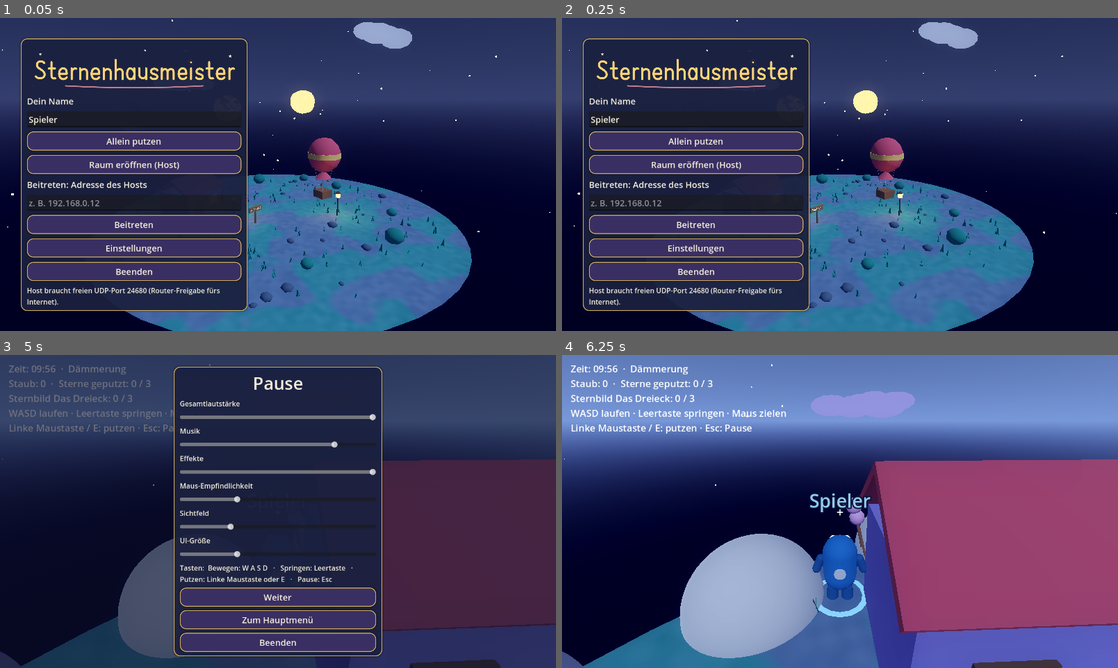
Above: before the commit, frames 1-4 (two rows, left to right).
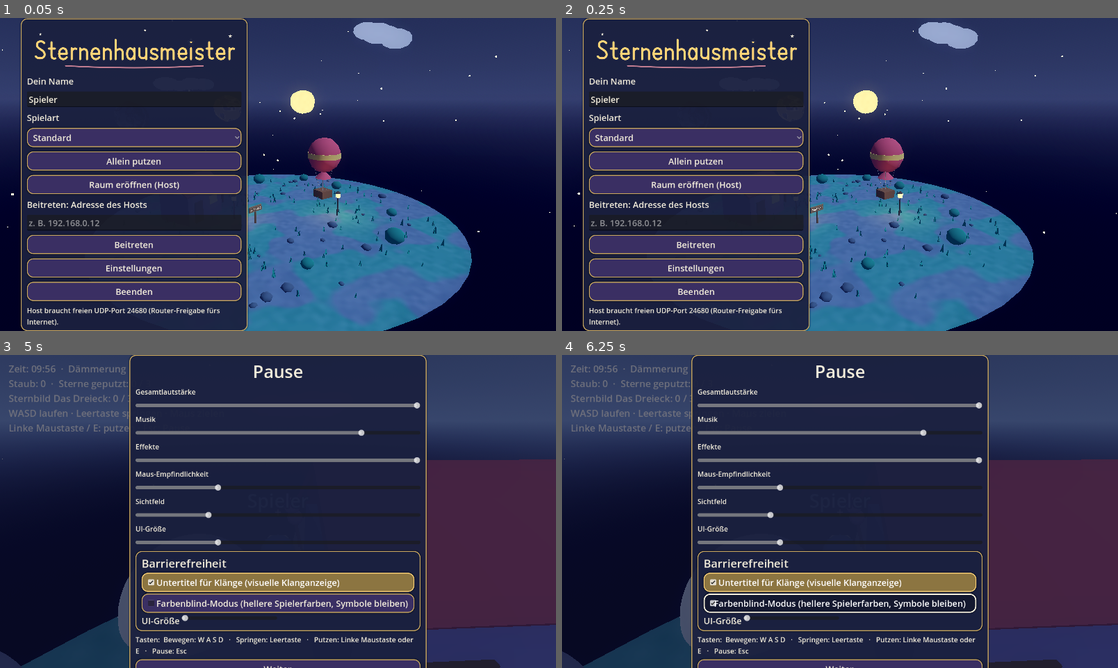
Above: after the commit, the same moments.

Repository: ClaudeAIDriven/sternenhausmeister
Game: Godot game, scene res://main.tscn
Same seed, same stepped clock (60 frames per second), same inputs: the game is played once before the commit and once after it.
Inputs (mouse positions are in pixels of both pictures, inside the frame that each line leads up to):
- Up to frame 1 (0.05 s): no input
- Up to frame 2 (0.25 s): no input
- Up to frame 3 (5 s): click "Allein putzen" at 0.5 s; tap Enter at 1.25 s; move the mouse to (400, 495) at 1.27 s; press the mouse at (400, 495) at 1.28 s; hold D (move_right) 1.28-2.03 s; tap Space (jump) at 1.52, 2.27, 3.77, 4.52 s; move the mouse to (250, 511) at 2.02 s; release the mouse at (250, 511) at 2.03 s; hold W (move_forward) from 2.03 s (still down); tap E at 2.1, 4.35 s; move the mouse to (289, 505) at 2.77 s; tap F at 2.85 s; move the mouse to (272, 517) at 3.52 s; click (272, 517) at 3.6 s; move the mouse to (316, 514) at 4.27 s; tap Escape at 4.9 s
- Up to frame 4 (6.25 s): release W (move_forward) at 5 s; drag from (673, 464) to (756, 433) at 5.02 s; click (840, 596) at 5.75 s, where only the run before the commit has a clickable "Weiter"

The runs differ from the first frame. In frame 1, 21% of the frame differs, in the area x 3-45%, y 0-100%; in frame 2, 21%; in frame 3, 28%; in frame 4, 86%, in the area x 0-100%, y 0-100%.

Commit message:
I-08: I-08: Presets und Barrierefreiheit im Spiel
Co-Authored-By: Claude Sonnet 5.5 <noreply@anthropic.com>
Claude-Session: https://claude.ai/code/session_01UX1HcszKwP6Ky2c9Uvvm1F

Diff:
--- a/TASKS/tasks.json
+++ b/TASKS/tasks.json
@@ -1246,5 +1246,30 @@
   "skills": "GDScript",
   "owner": "A",
   "prio": "nice"
+ },
+ {
+  "id": "I-08",
+  "area": "GAME",
+  "title": "Presets und Barrierefreiheit ins Spiel einbauen",
+  "deps": [
+   "G-09",
+   "U-04",
+   "U-01",
+   "U-03"
+  ],
+  "size": "M",
+  "status": "done",
+  "goal": "Menü bietet Spielart (Presets); main.gd wendet Zeitlimit und Hinweise an; Pause enthält das Barrierefreiheit-Panel.",
+  "files": [
+   "menu.gd",
+   "main.gd",
+   "pause.gd",
+   "world.gd",
+   "tests/test_presets_wired.gd"
+  ],
+  "accept": "Test: Menü schreibt Preset in Menu.launch, Zen setzt 1800 s Nachtdauer; Pause enthält das Panel; run_tests grün.",
+  "skills": "GDScript",
+  "owner": "A",
+  "prio": "must"
  }
 ]
--- a/main.gd
+++ b/main.gd
@@ -18,6 +18,8 @@
 var night: Night
 var pause: Pause
 var summary: NightSummary
+var rules: Dictionary = {}   # I-08: gewählte Regeln (Presets)
+var accessibility: Accessibility
 var combo := Combo.new()   # G-12
 var shop: Shop
 var note_idx := 0
@@ -53,7 +55,11 @@
 	summary = NightSummary.new()   # U-05: Übersicht am Nachtende
 	add_child(summary)
 	summary.bind(world)
+	accessibility = Accessibility.new()   # I-08: Untertitel, Farbenblind, UI-Größe (U-04)
+	accessibility.load_options()
+	add_child(accessibility)
 	pause = Pause.new()   # U-03: Esc
+	pause.accessibility = accessibility
 	add_child(pause)
 	NetworkManager.disconnected.connect(func(): get_tree().change_scene_to_file("res://menu.tscn"))
 	world.star_scrubbed.connect(_on_star_scrubbed)
@@ -69,7 +75,10 @@
 	_refresh_hud()
 	night = Night.new()
 	add_child(night)
-	night.start()   # G-01: Nacht mit sanftem Zeitlimit (Standard 10 Minuten)
+	rules = Presets.effective(str(Menu.launch.get("preset", Presets.DEFAULT_ID)))   # I-08: Spielart aus dem Menü
+	world.hint_mode = str(rules.get("hints", "after_mistake"))
+	world._show_puzzle()
+	night.start(float(rules.get("time_limit_s", Night.DEFAULT_DURATION)))   # G-01: Nacht mit sanftem Zeitlimit (Standard 10 Minuten)
 	hud.bind_night(night)
 	if "--selftest" in OS.get_cmdline_user_args():
 		call_deferred("_selftest")
--- a/menu.gd
+++ b/menu.gd
@@ -18,6 +18,7 @@
 var status: Label
 var buttons := {}   # "solo" | "host" | "join" | "settings" | "quit" -> Button
 var main_box: VBoxContainer
+var preset_option: OptionButton   # I-08: Spielart (Presets aus G-09)
 var settings_box: VBoxContainer
 var _canvas: CanvasLayer
 var _root: Control
@@ -70,6 +71,19 @@
 	name_edit.text = str(Settings.get_value("player_name"))
 	name_edit.max_length = 16
 	main_box.add_child(name_edit)
+	main_box.add_child(_label("Spielart"))
+	preset_option = OptionButton.new()
+	preset_option.name = "PresetOption"
+	var all := Presets.load_all()
+	var ids: Array = all.keys()
+	ids.sort_custom(func(a, b): return str(all[a]["name"]) < str(all[b]["name"]))
+	if ids.has(Presets.DEFAULT_ID):   # Standard steht vorn
+		ids.erase(Presets.DEFAULT_ID)
+		ids.push_front(Presets.DEFAULT_ID)
+	for id in ids:
+		preset_option.add_item(str(all[id]["name"]))
+		preset_option.set_item_metadata(preset_option.item_count - 1, id)
+	main_box.add_child(preset_option)
 	buttons["solo"] = _button(main_box, "Allein putzen", func(): start("solo"))
 	buttons["host"] = _button(main_box, "Raum eröffnen (Host)", func(): start("host"))
 	main_box.add_child(_label("Beitreten: Adresse des Hosts"))
@@ -166,7 +180,10 @@
 		ip_edit.grab_focus()
 		return false
 	Settings.set_value("player_name", pname)
-	launch = {"mode": mode, "ip": ip if mode == "join" else "", "name": pname}
+	var preset: String = Presets.DEFAULT_ID
+	if preset_option != null and preset_option.selected >= 0:
+		preset = str(preset_option.get_item_metadata(preset_option.selected))
+	launch = {"mode": mode, "ip": ip if mode == "join" else "", "name": pname, "preset": preset}
 	start_requested.emit(mode, launch["ip"], pname)
 	if auto_start:
 		get_tree().change_scene_to_file(game_scene)
--- a/pause.gd
+++ b/pause.gd
@@ -13,6 +13,7 @@
 const KEYS := [["Bewegen", "W A S D"], ["Springen", "Leertaste"], ["Putzen", "Linke Maustaste oder E"], ["Pause", "Esc"]]
 const MENU_SCENE := "res://menu.tscn"
 
+var accessibility: Node   # I-08: optional, bringt das Barrierefreiheit-Panel mit
 var is_open := false
 var buttons := {}
 var sliders := {}
@@ -62,6 +63,8 @@
 	_slider(col, "Maus-Empfindlichkeit", "mouse_sens", 0.001, 0.008, 0.0005)
 	_slider(col, "Sichtfeld", "fov", 60.0, 100.0, 1.0)
 	_slider(col, "UI-Größe", "ui_scale", 0.8, 1.5, 0.05, true)
+	if accessibility != null and accessibility.has_method("build_panel"):
+		col.add_child(accessibility.build_panel())
 	var keys := Label.new()
 	keys.text = "Tasten:  " + "   ·   ".join(KEYS.map(func(k): return "%s: %s" % [k[0], k[1]]))
 	keys.autowrap_mode = TextServer.AUTOWRAP_WORD_SMART
--- /dev/null
+++ b/tests/test_presets_wired.gd
@@ -0,0 +1,36 @@
+extends SceneTree
+## Test I-08: Menü bietet Spielarten, wählt eine in Menu.launch; Spiel wendet Zeitlimit/Hinweise an; Pause enthält das Barrierefreiheit-Panel.
+var frames := 0
+var main
+
+func _process(_d: float) -> bool:
+	frames += 1
+	if frames == 3:
+		var M = load("res://menu.gd")
+		var menu = M.new()
+		menu.auto_start = false
+		root.add_child(menu)
+		var opt: OptionButton = menu.preset_option
+		var names := []
+		for i in opt.item_count:
+			names.append(opt.get_item_text(i))
+		var ok: bool = opt != null and opt.item_count >= 3 and "Zen" in names and opt.get_item_metadata(0) == "standard"
+		for i in opt.item_count:
+			if opt.get_item_metadata(i) == "zen":
+				opt.select(i)
+		menu.start("solo")
+		ok = ok and M.launch.get("preset") == "zen"
+		if not ok:
+			print("TEST_PRESETS_WIRED FAIL menu ", names, M.launch)
+			quit(1)
+		menu.queue_free()
+		main = load("res://main.tscn").instantiate()
+		root.add_child(main)
+	elif frames == 8:
+		var ok: bool = absf(main.night.duration - 1800.0) < 0.1 and main.world.hint_mode == "always"
+		ok = ok and main.accessibility != null and main.pause.accessibility == main.accessibility
+		ok = ok and main.pause.find_child("AccessibilityPanel", true, false) != null
+		print("TEST_PRESETS_WIRED OK" if ok else "TEST_PRESETS_WIRED FAIL dauer=%s hints=%s" % [main.night.duration, main.world.hint_mode])
+		load("res://menu.gd").launch = {}
+		quit(0 if ok else 1)
+	return false
--- a/world.gd
+++ b/world.gd
@@ -26,6 +26,7 @@
 var _pending_coop: Array = []   # Sterne, die im laufenden Wisch fertig wurden
 var _contrib: Dictionary = {}   # Stern-Index -> {Peer-ID: [Flecken, letzte Zeit]}
 
+var hint_mode := "after_mistake"   # I-08: aus dem Preset ("none" | "after_mistake" | "always")
 var puzzle: Constellation
 var lines: ConstellationLines
 var balloon: Balloon
@@ -361,7 +362,7 @@
 	else:
 		lines.set_progress(float(maxi(puzzle.done - 1, 0)) / float(maxi(n - 1, 1)))
 	for i in stars.size():
-		stars[i].set_hint(not puzzle.is_solved and puzzle.positions.has(i) and puzzle.hint() == i and puzzle.done > 0)
+		stars[i].set_hint(not puzzle.is_solved and puzzle.positions.has(i) and puzzle.hint() == i and hint_mode != "none" and (hint_mode == "always" or puzzle.done > 0))
 	puzzle_changed.emit(puzzle.done, n)
 
 
Not shown, changed: PLAN.md
Not shown, added: TASKS/I-08.md
Not shown, changed: TASKS/INDEX.md
